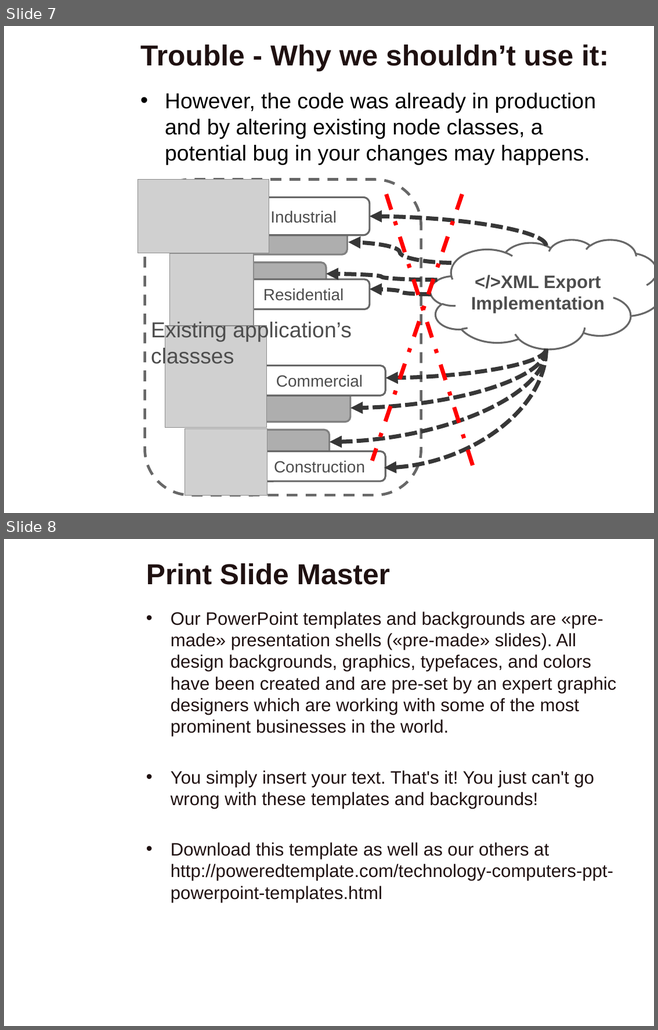
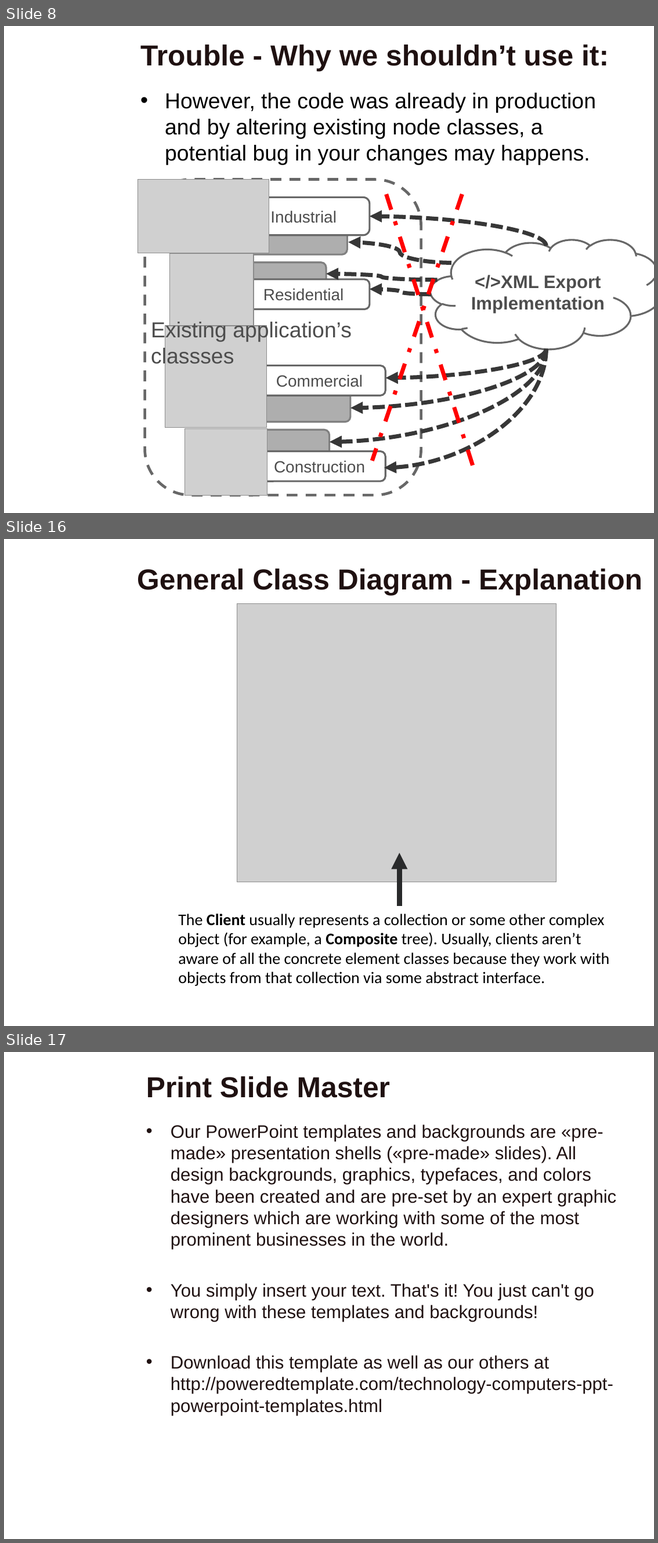
Before and after one commit to VThanhPhuc/CS202-Group-9, a slide deck: Design Pattern.pptx. Shown one above the other, each under a label of ours: slides 7 and 8 before the commit, slides 8, 16 and 17 after it; the slides between them are not shown. The pictures are 658x1030 and 658x1543 pixels, drawn with LibreOffice and Linux fonts; fonts in the diff are those of the drawing; grey boxes stand for pictures; background and template pictures are left out. Boxes give left, top, right and bottom in pixels: in the first picture for what was removed or moved away, otherwise in the second. Text is boxed around its words. In the diff, an @@ line names an element or a change of style, - is before the commit and + after.

Commit message:
Xong Diagram

```diff
--- a/Design Pattern.pptx
+++ b/Design Pattern.pptx
@@ slide 16 added at (4, 539, 654, 1026), background picture (left out) @@
@@ text added at (137, 569, 642, 595), 32 pt, text #1F1111, bold @@
+General Class Diagram - Explanation
@@ picture added at (237, 603, 556, 882) @@
@@ arrow added from (399, 906) to (399, 853), #292A2B 6 pt @@
@@ text added at (178, 914, 609, 986), 18 pt, text #000000 @@
+The Client usually represents a collection or some other complex object (for example, a Composite tree). Usually, clients aren’t aware of all the concrete element classes because they work with objects from that collection via some abstract interface.
@@ what was slide 7 is now slide 8 @@
@@ what was slide 8 is now slide 17 @@
```
Also in this commit, not shown: 1 slide changed, 8 other slides added.
